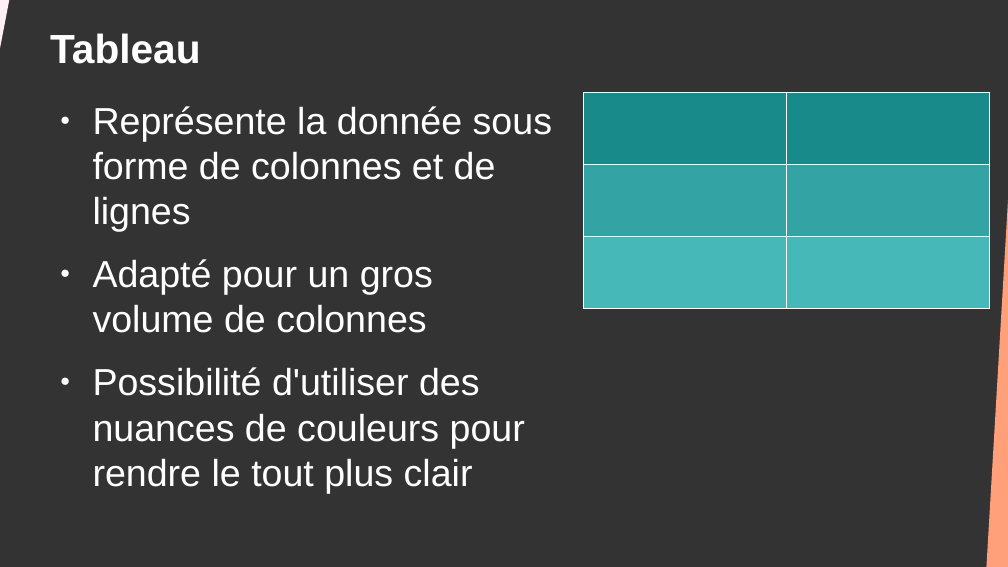
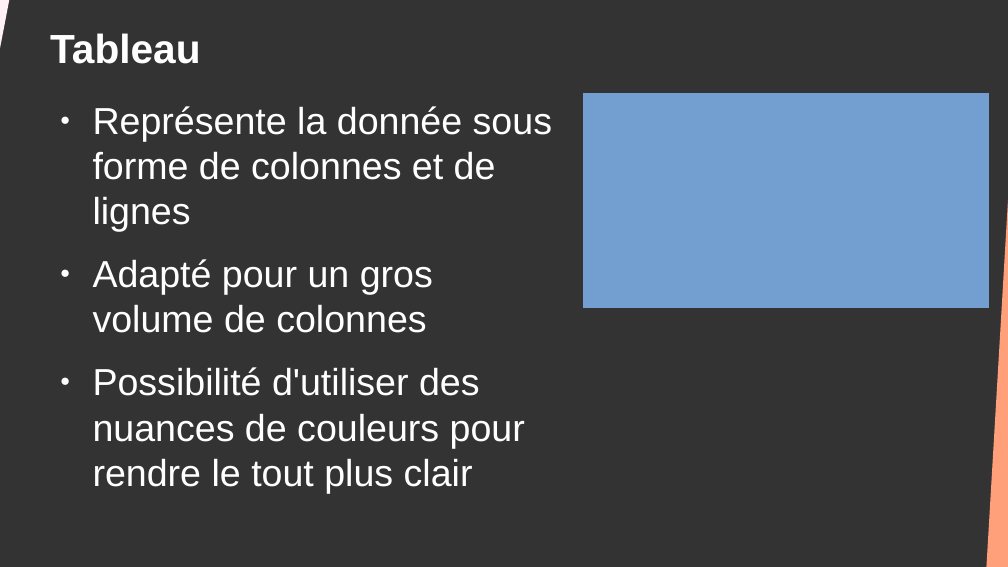
Before and after one commit to DanYellow/cours, a slide deck: slide 24 of big-data-s4/travaux-pratiques/numero-7/presentation.odp (slide 23 before the commit). Drawn at 1008x567 pixels with LibreOffice and Linux fonts; fonts in the diff are those of the drawing. Boxes give left, top, right and bottom in pixels: in the first picture for what was removed or moved away, otherwise in the second. Text is boxed around its words. In the diff, an @@ line names an element or a change of style, - is before the commit and + after.

```diff
--- a/big-data-s4/travaux-pratiques/numero-7/presentation.odp
+++ b/big-data-s4/travaux-pratiques/numero-7/presentation.odp
@@ table at (584, 92, 990, 308) @@
@@ fill #198A8A to #729FCF in row 1 @@
@@ fill #33A3A3 to #729FCF in row 2 @@
@@ fill #47B8B8 to #729FCF in row 3 @@
@@ borders changed @@
```
Also in this commit, not shown: 10 other slides changed, 1 slide added, 8 other files.
